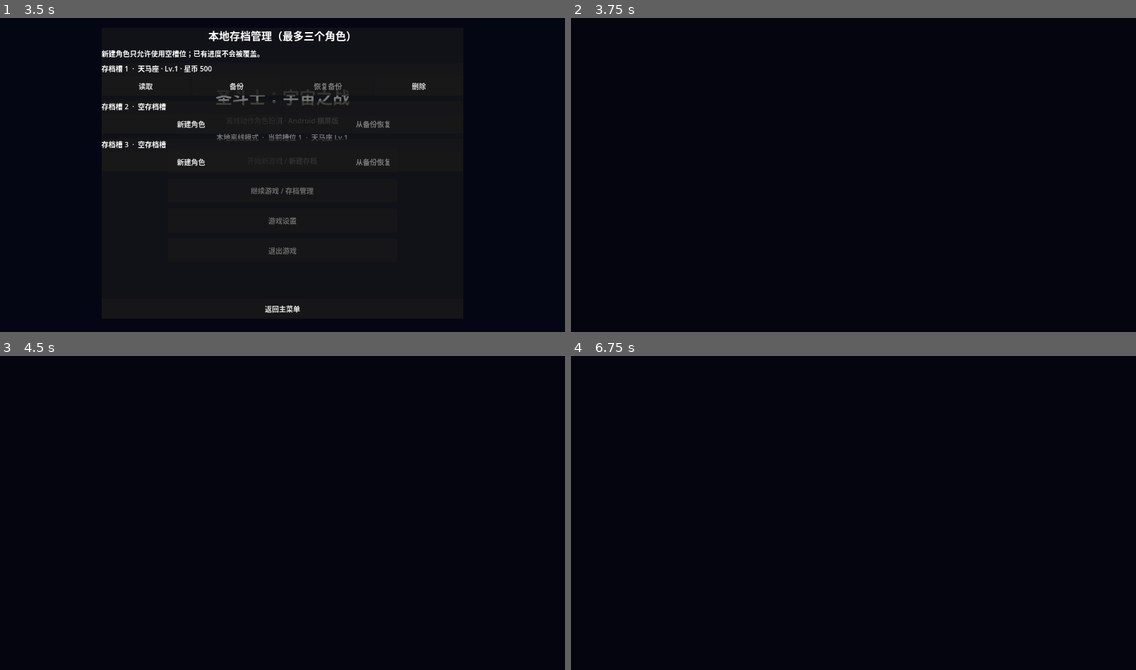
Above: before the commit, frames 1-4 (two rows, left to right).
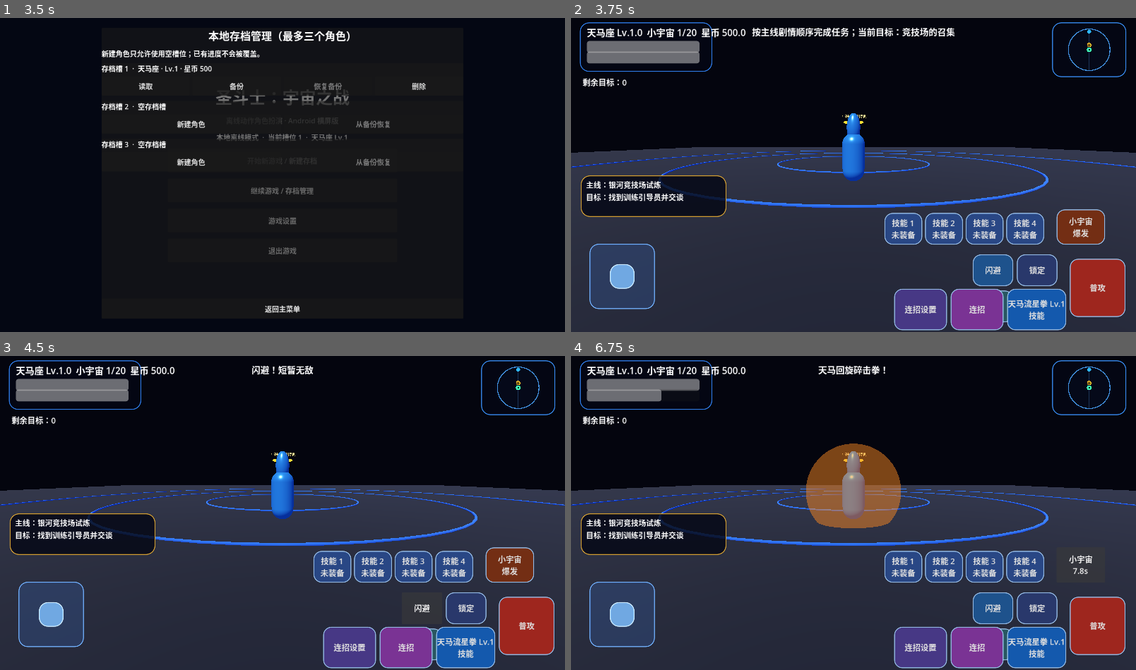
Above: after the commit, the same moments.

Repository: Qazwesrd/Saint-Seiya-Universe-War
Game: Godot game, scene res://scenes/main_menu.tscn
The game is run twice, just before and just after one commit, with the same random seed, the same clock (stepped at 60 frames per second) and the same inputs.
Inputs (mouse positions are in pixels of both pictures, inside the frame that each line leads up to):
- Up to frame 1 (3.5 s): click "开始新游戏 / 新建存档" at 0.5 s; click "开始新游戏 / 新建存档" at 1.25 s; click "继续游戏 / 存档管理" at 2 s; click "游戏设置" at 2.75 s
- Up to frame 2 (3.75 s): click "读取" at 3.5 s
- Up to frame 3 (4.5 s): click (423, 607) at 4.25 s, where only the run after the commit has a clickable "闪避"
- Up to frame 4 (6.75 s): click (994, 644) at 5 s, where only the run after the commit has a clickable "防御"; click (1034, 607) at 5.75 s, where only the run after the commit has a clickable "锁定"; click (1079, 566) at 6.5 s, where only the run after the commit has a clickable "小宇宙 爆发"

Frame 1 is identical in both runs. In frame 2, 59% of the frame differs, in the area x 0-100%, y 1-100%; in frame 3, 59%; in frame 4, 60%.
Error before the commit: Parse Error: Identifier "target_multiplier" not declared in the current scope. (res://scripts/game.gd:289)

Commit message:
Fix passive target multiplier scope and apply it to combat hits

Diff:
--- a/game/scripts/game.gd
+++ b/game/scripts/game.gd
@@ -286,7 +286,7 @@
         var offset: Vector3 = enemy.global_position - player.global_position
         if offset.length() <= reach and (offset.length() < 0.1 or forward.dot(offset.normalized()) >= cos(deg_to_rad(cone_degrees * 0.5))):
             var target_multiplier := SkillSystem.get_target_condition_multiplier(str(RPGState.profile.get("class_id", "pegasus")), enemy)
-        enemy.call("take_damage", damage * target_multiplier)
+            enemy.call("take_damage", damage * target_multiplier)
 func damage_nearby_combat(damage: float, reach: float, cone_degrees: float, knockback: float, launch: float, stagger: float) -> void:
     if not is_instance_valid(player):
         return
@@ -301,7 +301,8 @@
             continue
         if distance >= 0.1 and forward.dot(offset.normalized()) < cos(deg_to_rad(cone_degrees * 0.5)):
             continue
-        enemy.call("take_damage", damage)
+        var target_multiplier := SkillSystem.get_target_condition_multiplier(str(RPGState.profile.get("class_id", "pegasus")), enemy)
+        enemy.call("take_damage", damage * target_multiplier)
         if is_instance_valid(enemy) and enemy.has_method("apply_hit_reaction"):
             enemy.call("apply_hit_reaction", offset.normalized(), knockback, launch, stagger)
 
